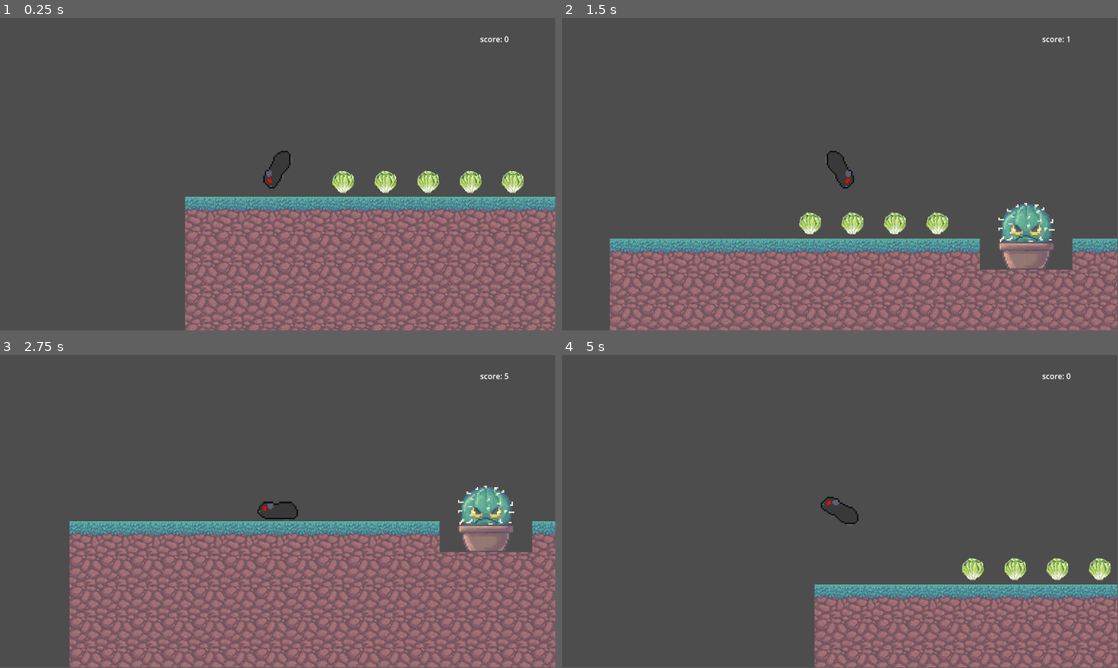
Above: before the commit, frames 1-4 (two rows, left to right).
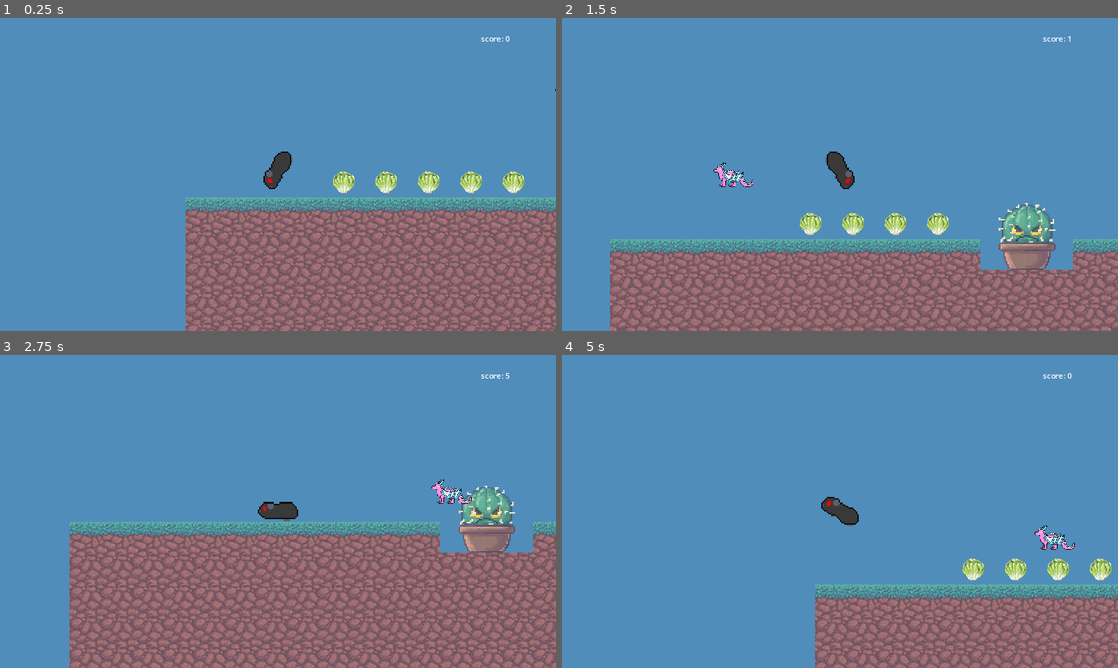
Above: after the commit, the same moments.

Repository: squidink7/RevengeOfThePeeg
Game: Godot game, scene res://scenes/game_world.tscn
Same seed, same stepped clock (60 frames per second), same inputs: the game is played once before the commit and once after it.
Inputs:
- Up to frame 1 (0.25 s): no input
- Up to frame 2 (1.5 s): hold D (move_right) from 0.53 s (still down); tap Space (jump) at 0.77 s
- Up to frame 3 (2.75 s): tap Space (jump) at 1.52 s; release D (move_right) at 2.03 s; hold A (move_left) from 2.03 s (still down)
- Up to frame 4 (5 s): release A (move_left) at 2.78 s; hold D (move_right) 2.78-4.28 s; tap Space (jump) at 3.02, 3.77, 4.52 s; hold A (move_left) from 4.28 s (still down)
In our replay, the window is 799x449 before the commit and 800x450 after it. These sizes can differ from the game's own. Grey fills any space a smaller window leaves; there, only what the larger window draws over its background counts as a difference.

The runs differ from the first frame. In frame 1, 77% of the frame differs, in the area x 0-100%, y 0-100%; in frame 2, 76%; in frame 3, 66%; in frame 4, 87%.

Commit message:
add dragon flying animation

Diff:
--- a/Cactus.gd
+++ b/Cactus.gd
@@ -12,6 +12,6 @@
 
 func _on_body_entered(body):
 	if body.name == "Player":
-		get_tree().reload_current_scene()
+		get_tree().call_deferred("reload_current_scene")
 
 	pass # Replace with function body.
--- a/project.godot
+++ b/project.godot
@@ -14,6 +14,11 @@
 run/main_scene="res://scenes/game_world.tscn"
 config/features=PackedStringArray("4.2", "Forward Plus")
 config/icon="res://icon.svg"
+
+[display]
+
+window/stretch/mode="canvas_items"
+window/stretch/aspect="expand"
 
 [dotnet]
 
@@ -40,3 +45,4 @@
 [rendering]
 
 textures/canvas_textures/default_texture_filter=0
+environment/defaults/default_clear_color=Color(0.313552, 0.552956, 0.734375, 1)
--- /dev/null
+++ b/scenes/dragon_fly.gd
@@ -0,0 +1,6 @@
+extends AnimationPlayer
+
+
+# Called when the node enters the scene tree for the first time.
+func _ready() -> void:
+	play("fly")
--- a/scenes/game_world.tscn
+++ b/scenes/game_world.tscn
@@ -7,6 +7,8 @@
 [ext_resource type="PackedScene" uid="uid://b6ok804a2gsp0" path="res://prefabs/cabbages.tscn" id="4_ou21w"]
 [ext_resource type="PackedScene" uid="uid://bloqx18bp51n8" path="res://prefabs/goal.tscn" id="6_gwarp"]
 [ext_resource type="PackedScene" path="res://prefabs/cactus.tscn" id="7_tjgd4"]
+[ext_resource type="Texture2D" uid="uid://4ojmsalcg5xh" path="res://assets/Untitled_Artwork.png" id="8_bo6sx"]
+[ext_resource type="Script" path="res://scenes/dragon_fly.gd" id="9_7nu42"]
 
 [sub_resource type="TileSetAtlasSource" id="TileSetAtlasSource_bpw6g"]
 texture = ExtResource("1_j6k4r")
@@ -29,6 +31,34 @@
 physics_layer_0/collision_layer = 1
 sources/0 = SubResource("TileSetAtlasSource_bpw6g")
 sources/1 = SubResource("TileSetAtlasSource_shwf6")
+
+[sub_resource type="Curve2D" id="Curve2D_tdoly"]
+_data = {
+"points": PackedVector2Array(12.3471, 78.5723, -12.3471, -78.5723, -24, 16, 49.3883, 0, -49.3883, 0, -168, -56, 72.96, -2.24492, -72.96, 2.24492, -512, 96, 4.48985, 65.1028, -4.48985, -65.1028, -656, 24, -65.1028, 1.12246, 65.1028, -1.12246, -528, -56, -85.3071, -1.12246, 85.3071, 1.12246, -168, 104, 0, 0, 0, 0, -34.2487, 42.8216, 0, 0, 0, 0, -24, 16)
+}
+point_count = 8
+
+[sub_resource type="Animation" id="Animation_8yoxa"]
+resource_name = "fly"
+length = 3.0
+loop_mode = 1
+tracks/0/type = "value"
+tracks/0/imported = false
+tracks/0/enabled = true
+tracks/0/path = NodePath("..:progress_ratio")
+tracks/0/interp = 1
+tracks/0/loop_wrap = true
+tracks/0/keys = {
+"times": PackedFloat32Array(0, 3),
+"transitions": PackedFloat32Array(1, 1),
+"update": 0,
+"values": [0.0, 1.0]
+}
+
+[sub_resource type="AnimationLibrary" id="AnimationLibrary_heam1"]
+_data = {
+"fly": SubResource("Animation_8yoxa")
+}
 
 [node name="Game" type="Node2D"]
 
@@ -69,3 +99,20 @@
 
 [node name="Cactus" parent="." instance=ExtResource("7_tjgd4")]
 position = Vector2(674, 2)
+
+[node name="DragonPath" type="Path2D" parent="."]
+position = Vector2(720, -160)
+curve = SubResource("Curve2D_tdoly")
+
+[node name="PathFollow2D" type="PathFollow2D" parent="DragonPath"]
+position = Vector2(-24, 16)
+rotates = false
+
+[node name="Dragon" type="Sprite2D" parent="DragonPath/PathFollow2D"]
+texture = ExtResource("8_bo6sx")
+
+[node name="AnimationPlayer" type="AnimationPlayer" parent="DragonPath/PathFollow2D/Dragon"]
+libraries = {
+"": SubResource("AnimationLibrary_heam1")
+}
+script = ExtResource("9_7nu42")
Not shown: 1 places in scenes/game_world.tscn that only renumber resources
